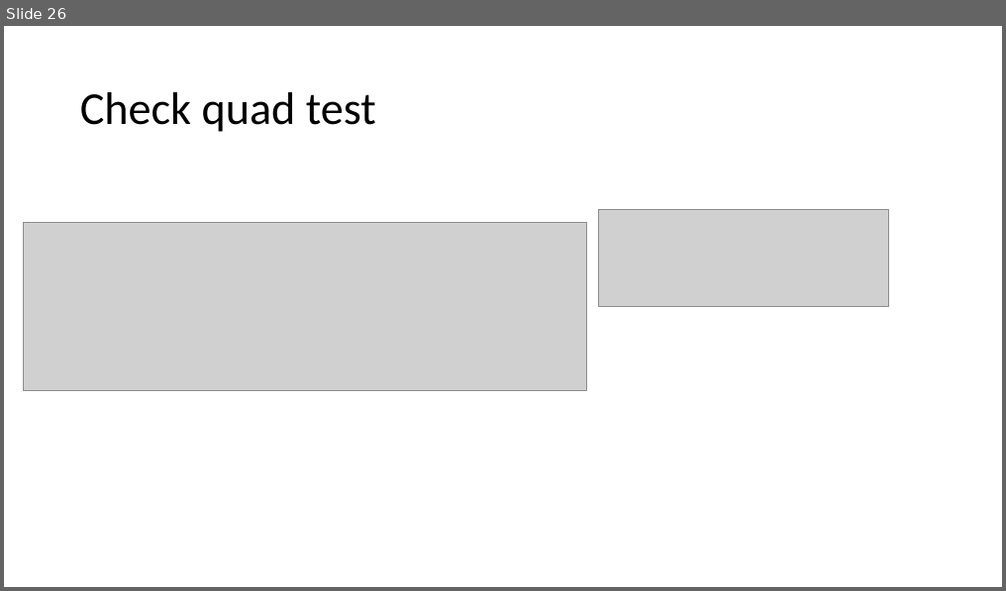
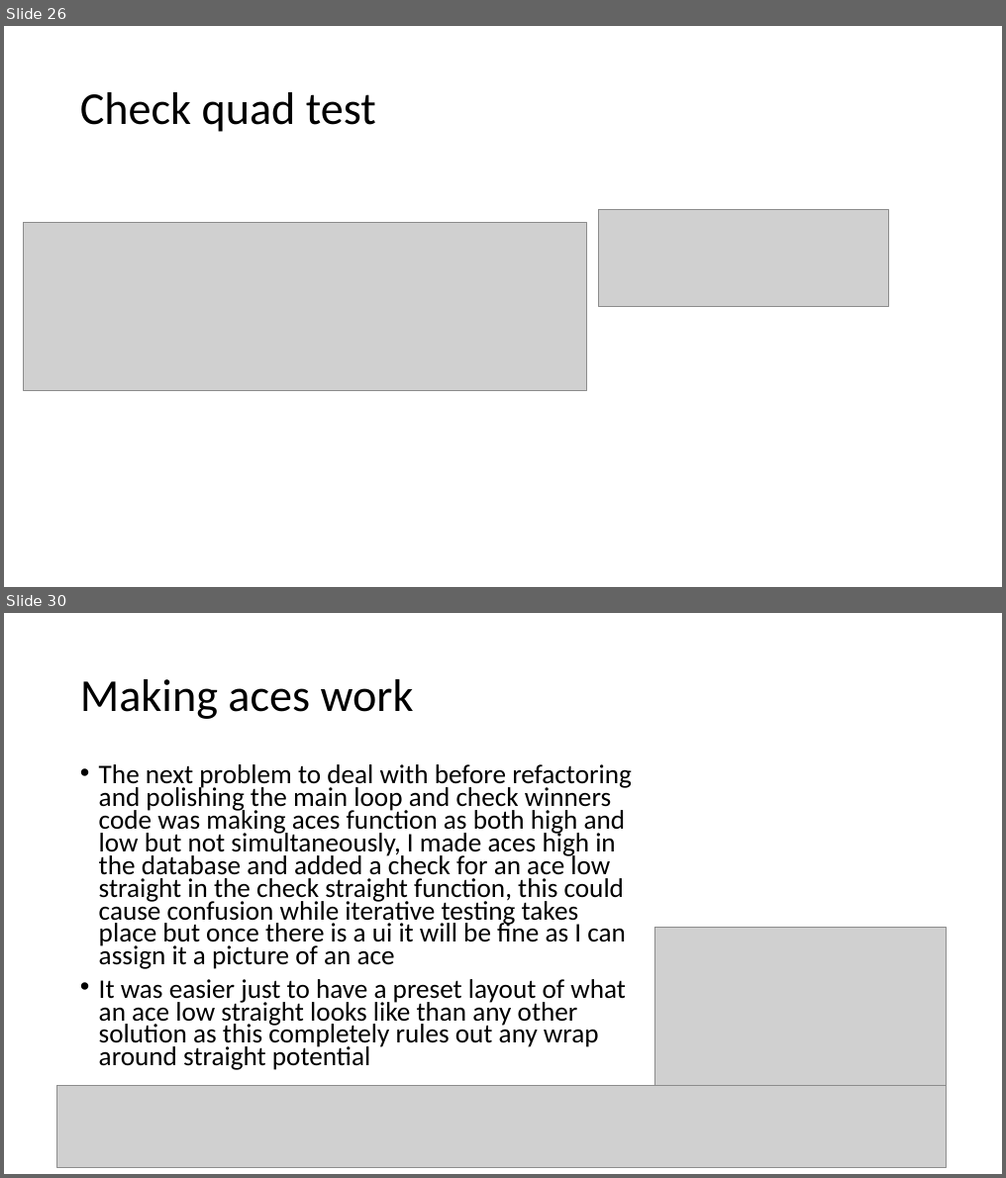
Before and after one commit to curtben1/actualCoursework, a slide deck: dev log.pptx. Shown one above the other, each under a label of ours: slide 26 before the commit, slides 26 and 30 after it; the slides between them are not shown. The pictures are 1006x591 and 1006x1178 pixels, drawn with LibreOffice and Linux fonts; fonts in the diff are those of the drawing; grey boxes stand for pictures. Boxes give left, top, right and bottom in pixels: in the first picture for what was removed or moved away, otherwise in the second. Text is boxed around its words. In the diff, an @@ line names an element or a change of style, - is before the commit and + after.

```diff
--- a/dev log.pptx
+++ b/dev log.pptx
@@ slide 30 added at (4,613,1002,1174), background #FFFFFF @@
@@ title added at (80,679,414,719), 44 pt, text #000000 @@
+Making aces work
@@ text added at (99,764,632,1070), 25.9 pt, text #000000 @@
+• The next problem to deal with before refactoring and polishing the main loop and check winners code was making aces function as both high and low but not simultaneously, I made aces high in the database and added a check for an ace low straight in the check straight function, this could cause confusion while iterative testing takes place but once there is a ui it will be fine as I can assign it a picture of an ace
+• It was easier just to have a preset layout of what an ace low straight looks like than any other solution as this completely rules out any wrap around straight potential
@@ picture added at (654,927,946,1086) @@
@@ picture added at (57,1086,946,1167) @@
```
Also in this commit, not shown: 1 slide changed, 6 other slides added, 1 other file.
